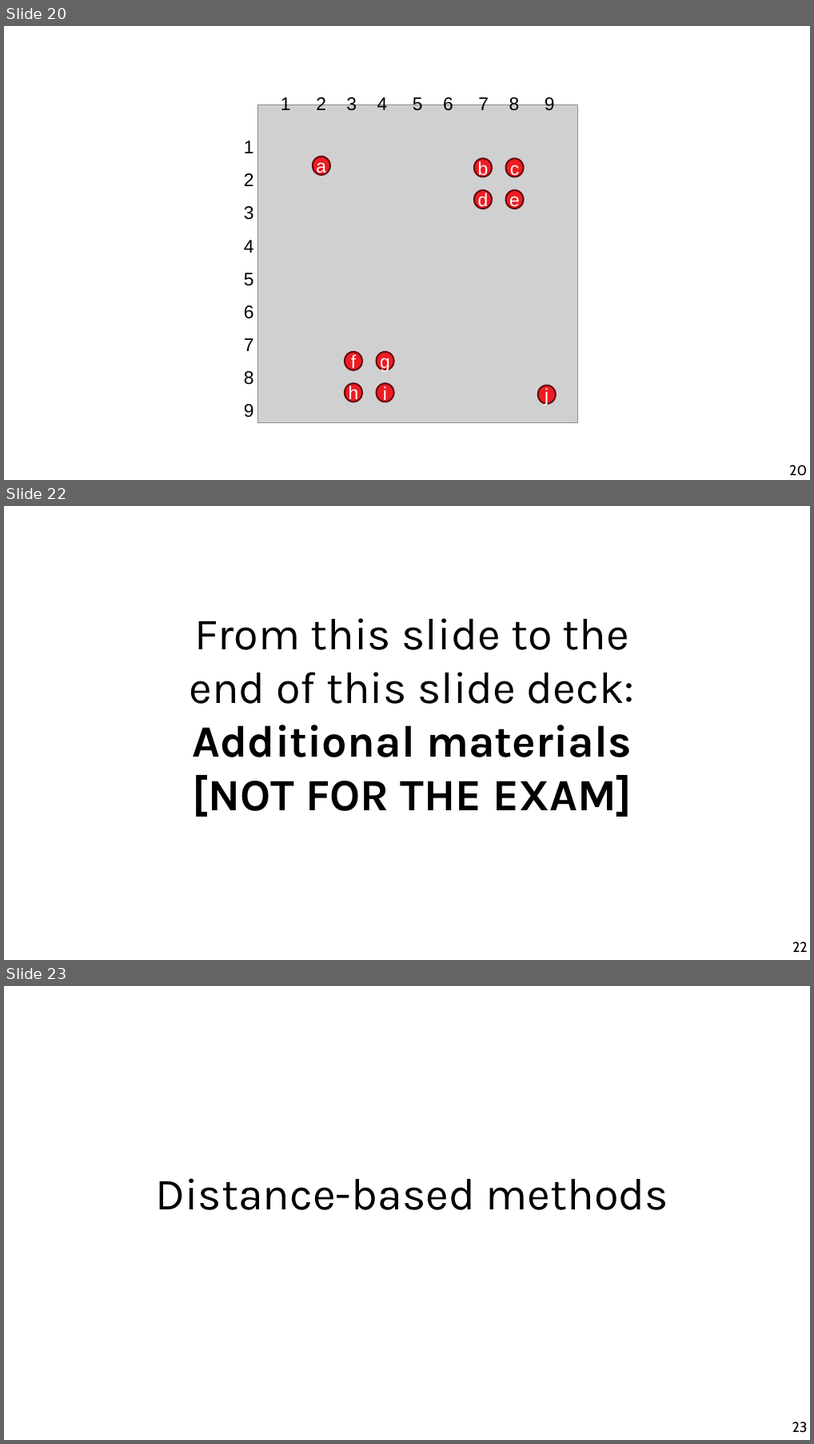
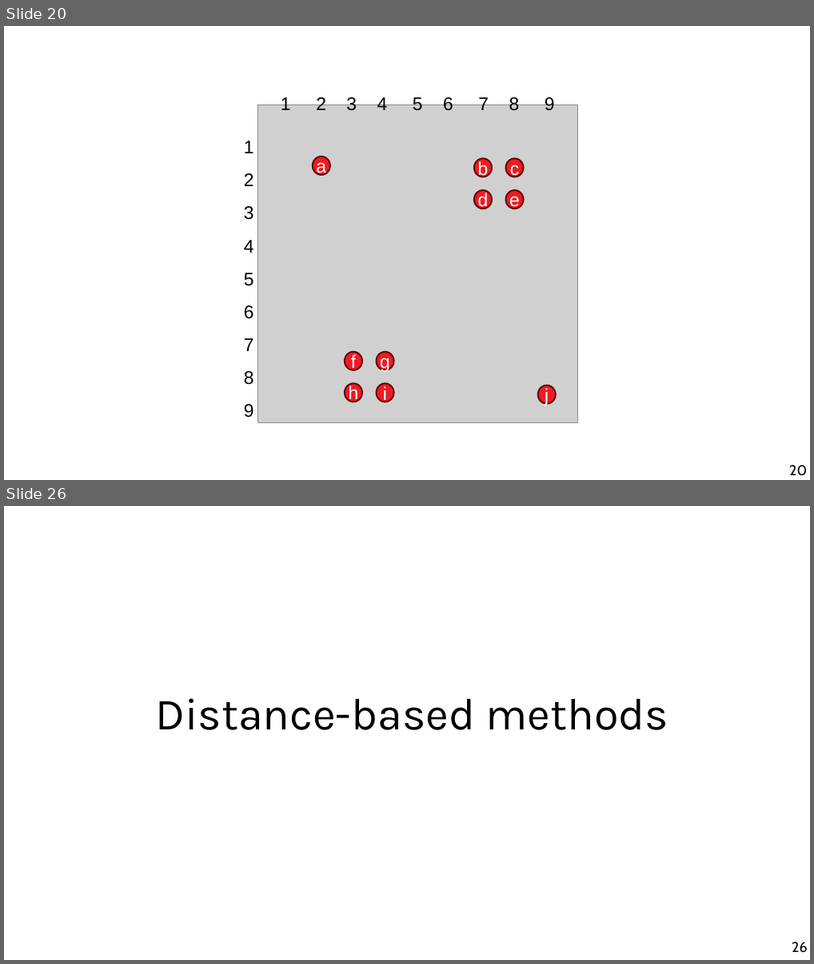
Before and after one commit to chatox/data-mining-course, a slide deck: theory/odp/tt21_outliers_isolation.odp. Shown one above the other, each under a label of ours: slides 20, 22 and 23 before the commit, slides 20 and 26 after it; the slides between them are not shown. The pictures are 814x1444 and 814x964 pixels, drawn with LibreOffice and Linux fonts; fonts in the diff are those of the drawing; grey boxes stand for pictures. Boxes give left, top, right and bottom in pixels: in the first picture for what was removed or moved away, otherwise in the second. Text is boxed around its words. In the diff, an @@ line names an element or a change of style, - is before the commit and + after.

```diff
--- a/theory/odp/tt21_outliers_isolation.odp
+++ b/theory/odp/tt21_outliers_isolation.odp
@@ slide 22 removed at (4,506,810,960), background #FFFFFF @@
@@ title removed at (190,618,635,816) @@
-From this slide to the
-end of this slide deck:
-Additional materials
-[NOT FOR THE EXAM]
@@ page number removed at (793,941,808,952) @@
-22
@@ what was slide 23 is now slide 26 @@
@@ page number at (792,941,807,952): text changed @@
-23
+26
```
Also in this commit, not shown: 17 slides changed, 1 slide added, 7 other files.
